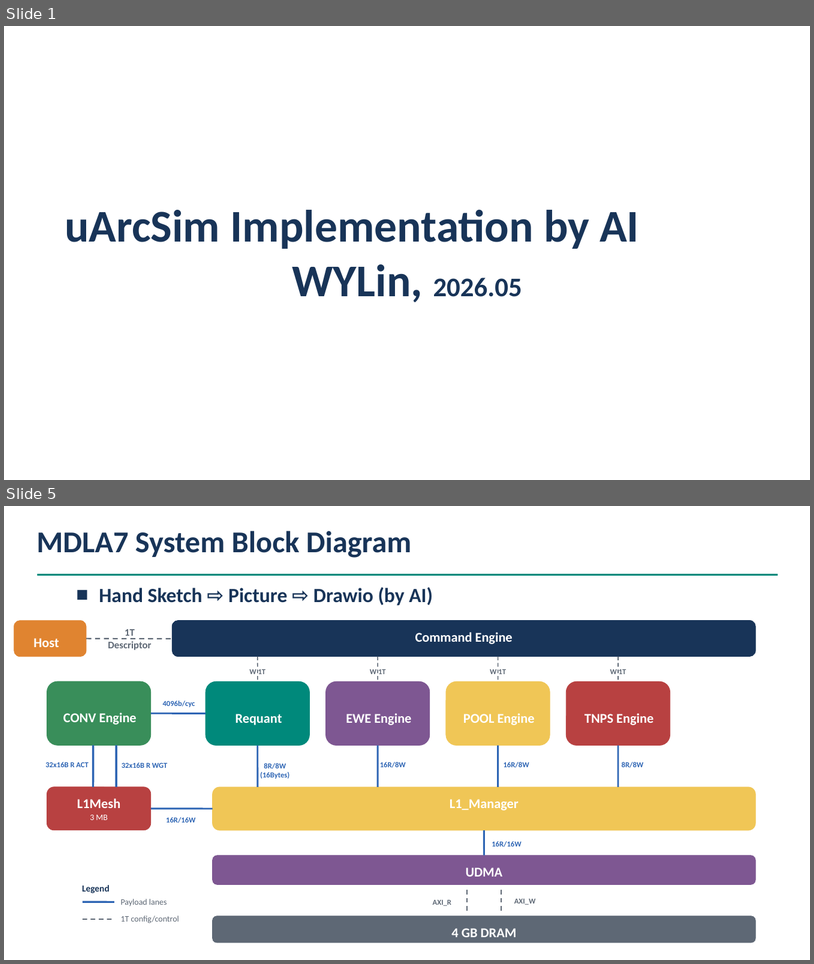
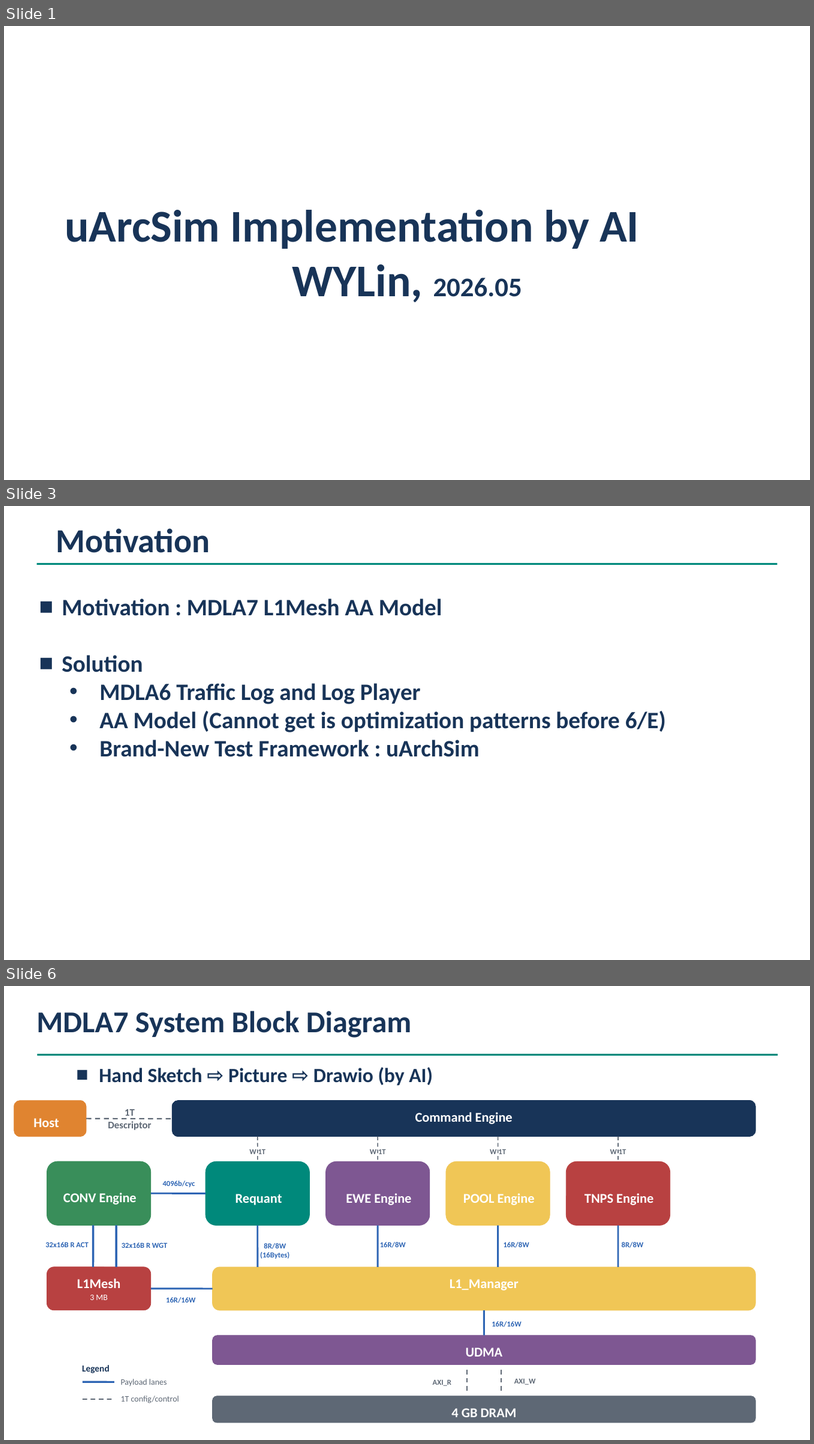
Before and after one commit to cclwylin/mdla7, a slide deck: reports/uArcSim Implementation by AI.pptx. Shown one above the other, each under a label of ours: slides 1 and 5 before the commit, slides 1, 3 and 6 after it; the slides between them are not shown. The pictures are 814x964 and 814x1444 pixels, drawn with LibreOffice and Linux fonts; fonts in the diff are those of the drawing. Boxes give left, top, right and bottom in pixels: in the first picture for what was removed or moved away, otherwise in the second. Text is boxed around its words. In the diff, an @@ line names an element or a change of style, - is before the commit and + after.

```diff
--- a/reports/uArcSim Implementation by AI.pptx
+++ b/reports/uArcSim Implementation by AI.pptx
@@ slide 3 added at [4,506,810,960], background #FFFFFF @@
@@ text added at [56,528,210,553], 40 pt, text #183458, bold @@
+Motivation
@@ rectangle added at [36,563,778,565], fill #00897B @@
@@ text added at [62,598,666,757], 28 pt, text #183458, bold @@
+■ Motivation : MDLA7 L1Mesh AA Model
+■ Solution
+  • MDLA6 Traffic Log and Log Player
+  • AA Model (Cannot get is optimization patterns before 6/E)
+  • Brand-New Test Framework : uArchSim
@@ what was slide 5 is now slide 6 @@
```
Also in this commit, not shown: 9 slides changed, 2 slides removed, 2 other files.
